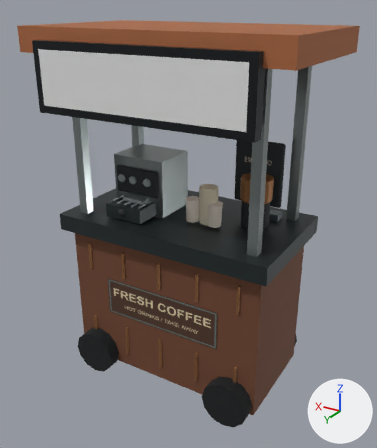
A saved change to the glTF model public/assets/calle/prop-coffee.glb.
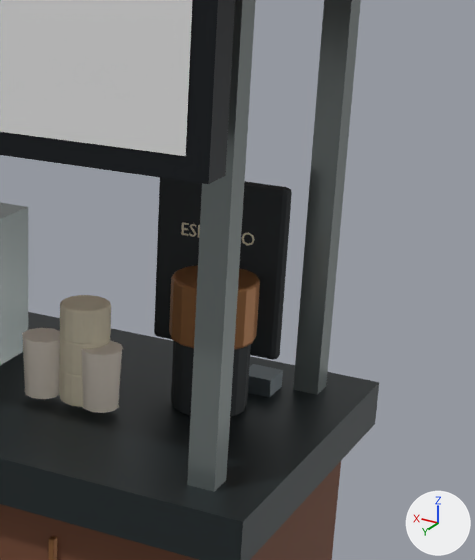
Each version is shown whole from a 50 mm camera at (-1.486, 2.473, 2.279) aimed at (-0.02, 0.03, 1.058), then close up on the part from 47% to 94% of the width and 16% to 63% of the height. The axes (+X, +Y, +Z) are drawn at lower right. The lights are the same throughout. The first two pictures are the older version. Where no turn or scale is listed for an object, it has been applied to the vertices. Vertices at exactly the same position are counted once.

The scene before the commit, as lines of its bpy script (objects in view):
```python
me_cube = bpy.data.meshes.new('Cube')
me_cube.from_pydata(...)  # 264 vertices, 512 faces; spans x -0.785..0.145, y -0.304..0.171, z -0.2..0.265
me_cube.materials.append(mat_charcoal_rubber)  # black #242a2d
me_cylinder_005 = bpy.data.meshes.new('Cylinder.005')
me_cylinder_005.from_pydata(...)  # 670 vertices, 1292 faces; spans x -0.282..0.053, y -0.199..0.053, z -0.038..0.317
me_cylinder_005.materials.append(mat_warm_porcelain)  # pale yellow #ddd3ba
me_mesh_1 = bpy.data.meshes.new('Mesh_1')
me_mesh_1.from_pydata(...)  # a box spanning x -0.67..0.67, y -0.38..0.38, z -0.05..0.05; a box spanning x 0.15..0.39, y 0.12..0.28, z 0.06..0.14
me_mesh_1.materials.append(mat_material_1)  # dark grey #30383a
ob_coffee___charcoal_rubber = bpy.data.objects.new('coffee / Charcoal rubber', me_cube)
ob_coffee___charcoal_rubber.location = (0.27, 0.129, 1.3)
ob_coffee___material_1 = bpy.data.objects.new('coffee / Material_1', me_mesh_1)
ob_coffee___material_1.location = (0.0, 0.0, 1.05)
ob_coffee___warm_porcelain = bpy.data.objects.new('coffee / Warm porcelain', me_cylinder_005)
ob_coffee___warm_porcelain.location = (-0.17, 0.06, 1.15)
# also in view: 'coffee / Copper trim' at (0.0, 0.0, 1.17); 'coffee / Material_5' at (-0.22, 0.08, 1.18); 'coffee / Material_8' at (0.0, 0.495, 1.91); 'coffee / Material_7' at (0.0, 0.46, 1.91); 'coffee / Material_6' at (-0.08, 0.08, 1.18)
```
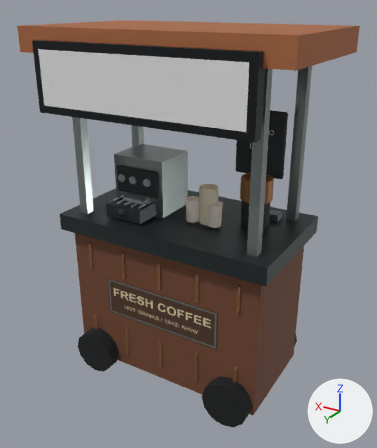
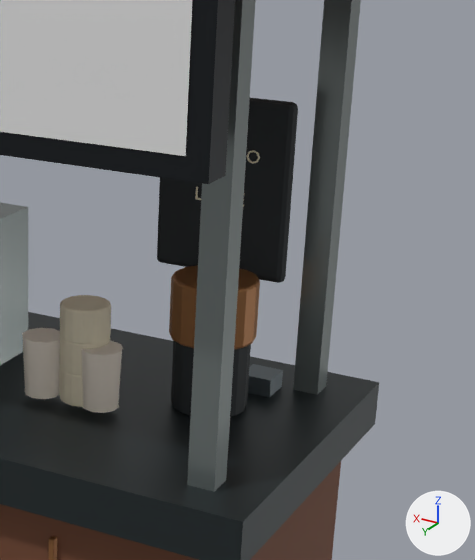
What changed in the scene script:
```text
Change me_cube:
    used by ob_coffee___charcoal_rubber; location = (0.27, 0.129, 1.3)
    remove me_cube.from_pydata(...)  # 264 vertices, 512 faces; spans x -0.785..0.145, y -0.304..0.171, z -0.2..0.265
    add me_cube.from_pydata(...)  # 264 vertices, 512 faces; spans x -0.785..0.145, y -0.304..0.171, z -0.2..0.435
    me_cube part 1: the loose piece of 56 vertices spanning x -0.785..-0.495, y -0.304..-0.274, z -0.105..0.265 is moved by (0.0, 0.0, 0.17)
Change me_cylinder_005:
    used by ob_coffee___warm_porcelain; location = (-0.17, 0.06, 1.15)
    remove me_cylinder_005.from_pydata(...)  # 670 vertices, 1292 faces; spans x -0.282..0.053, y -0.199..0.053, z -0.038..0.317
    add me_cylinder_005.from_pydata(...)  # 670 vertices, 1292 faces; spans x -0.282..0.053, y -0.199..0.053, z -0.038..0.487
    me_cylinder_005 part 2: the loose piece of 32 vertices spanning x -0.282..-0.254, y -0.199..-0.197, z 0.29..0.317 is moved by (0.0, 0.0, 0.17)
    me_cylinder_005 part 3: the loose piece of 44 vertices spanning x -0.152..-0.137, y -0.199..-0.197, z 0.29..0.317 is moved by (0.0, 0.0, 0.17)
    me_cylinder_005 part 4: the loose piece of 24 vertices spanning x -0.134..-0.119, y -0.199..-0.197, z 0.29..0.317 is moved by (0.0, 0.0, 0.17)
    other edits to the shape of me_cylinder_005 do not show in these pictures
```

Boxes [x1, y1, x2, y2] around the edits, measured in the close-ups (475 x 560 px; the box of a moved part takes in the faces that stretch with it):
'coffee / Charcoal rubber', reshaped (33% taller)
    before: [154, 178, 292, 417]
    after: [157, 98, 298, 417]
part 1 of me_cube, moved or reshaped
    before: [154, 181, 292, 360]
    after: [157, 98, 298, 283]
part 2 of me_cylinder_005, moved or reshaped
    before: [242, 233, 255, 246]
    after: [246, 150, 260, 164]
part 3 of me_cylinder_005, moved or reshaped (not visible afterwards)
    before: [189, 224, 196, 237]
part 4 of me_cylinder_005, moved or reshaped (not visible afterwards)
    before: [181, 222, 189, 236]
